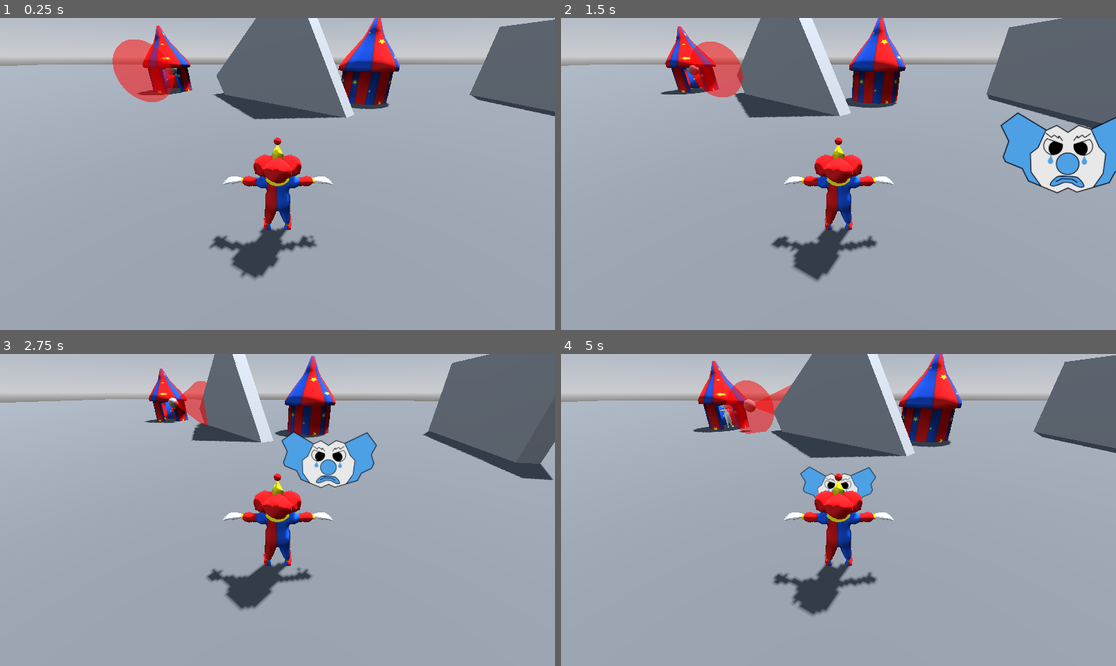
Above: before the commit, frames 1-4 (two rows, left to right).
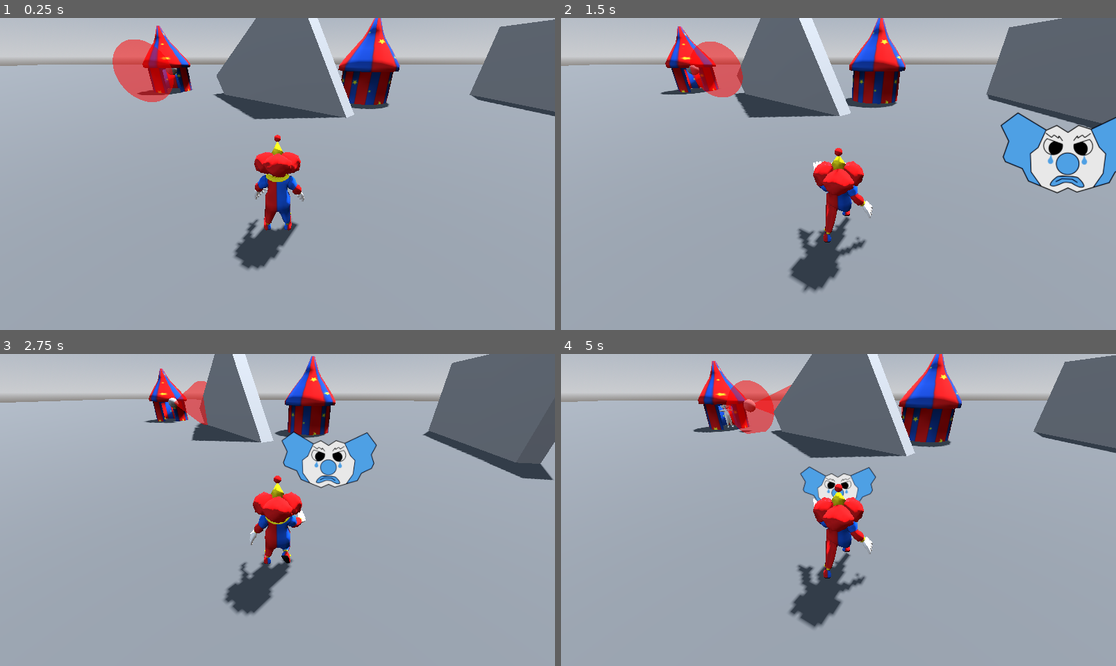
Above: after the commit, the same moments.

Repository: tmrupp/GGJ2026
Game: Godot game, scene res://scenes/level.tscn
The game is run twice, just before and just after one commit, with the same random seed, the same clock (stepped at 60 frames per second) and the same inputs.
Inputs:
- Up to frame 1 (0.25 s): no input
- Up to frame 2 (1.5 s): hold D (Right) 0.53-1.28 s; tap Q (Clockwise) at 0.6 s; tap Space at 0.77 s; hold S (Back) from 1.28 s (still down); tap E (CounterClockwise) at 1.35 s
- Up to frame 3 (2.75 s): tap Space at 1.52 s; release S (Back) at 2.03 s; hold D (Right) from 2.03 s (still down); tap Q (Clockwise) at 2.1 s
- Up to frame 4 (5 s): release D (Right) at 2.78 s; hold W (Forward) 2.78-3.53 s; tap E (CounterClockwise) at 2.85, 4.35 s; tap Space at 3.02, 3.77, 4.52 s; hold A (Left) from 3.53 s (still down); tap Q (Clockwise) at 3.6 s

The runs differ from the first frame. In frame 1, 2.0% of the frame differs, in the area x 37-60%, y 37-84%; in frame 2, 2.6%, in the area x 37-60%, y 38-88%; in frame 3, 1.7%; in frame 4, 2.6%.

Commit message:
Player walk/idle animations

Diff:
--- a/scenes/player.tscn
+++ b/scenes/player.tscn
@@ -1,7 +1,7 @@
 [gd_scene load_steps=6 format=3 uid="uid://jpq5aydc2yf5"]
 
 [ext_resource type="Script" uid="uid://coxeexgx1hiyc" path="res://scripts/character_controller.gd" id="1_3vyb7"]
-[ext_resource type="PackedScene" uid="uid://ca0dpf1axlo0t" path="res://Art/ClownPlayer.glb" id="2_g2els"]
+[ext_resource type="PackedScene" path="res://scenes/clown_player.tscn" id="3_qhqgy"]
 
 [sub_resource type="StandardMaterial3D" id="StandardMaterial3D_8alpp"]
 albedo_color = Color(0.2491, 0.36145994, 0.53, 1)
@@ -16,11 +16,129 @@
 
 [node name="Node3D" type="Node3D" parent="."]
 
-[node name="ClownPlayer" parent="Node3D" instance=ExtResource("2_g2els")]
-transform = Transform3D(-0.25, 0, -2.1855694e-08, 0, 0.25, 0, 2.1855694e-08, 0, -0.25, 0, -1, 0)
+[node name="ClownPlayer" parent="Node3D" instance=ExtResource("3_qhqgy")]
+transform = Transform3D(-0.25, 0, 2.1855694e-08, 0, 0.25, 0, -2.1855694e-08, 0, -0.25, 0, -1, 0)
+
+[node name="Skeleton3D" parent="Node3D/ClownPlayer/rig" index="1"]
+bones/2/position = Vector3(0, 0.0911459, 2.0104518)
+bones/8/rotation = Quaternion(-4.6566124e-09, 5.2154064e-08, -7.450582e-09, 1)
+bones/8/scale = Vector3(1, 0.99999976, 1.0000001)
+bones/9/rotation = Quaternion(-3.0793778e-08, -4.297718e-08, 0.2839453, 0.9588405)
+bones/14/position = Vector3(2.012315e-08, 0.7911185, 1.5425407e-07)
+bones/14/rotation = Quaternion(0.66519314, 0.6969662, -0.17565957, 0.20223732)
+bones/16/rotation = Quaternion(0.6651929, 0.6969663, -0.17565964, -0.20223767)
+bones/24/rotation = Quaternion(-1.5832484e-08, 5.0291415e-08, -9.3132035e-10, 1)
+bones/24/scale = Vector3(0.99999994, 0.99999976, 1.0000002)
+bones/26/rotation = Quaternion(-0.0030265623, -0.19837742, 0.0006125149, 0.98012084)
+bones/26/scale = Vector3(0.31622767, 10.000003, 0.3162278)
+bones/27/rotation = Quaternion(7.598441e-10, -2.4891383e-08, 0.28394526, 0.9588406)
+bones/27/scale = Vector3(1.0000001, 0.99999976, 0.99999976)
+bones/28/rotation = Quaternion(-1.8626451e-08, 1.8626451e-08, -2.5145706e-08, 1)
+bones/28/scale = Vector3(1, 1, 1)
+bones/29/rotation = Quaternion(1.3969841e-08, 2.2351742e-08, -5.1222738e-08, 1)
+bones/30/rotation = Quaternion(-5.3777686e-08, -3.4242685e-08, 0.2839453, 0.9588405)
+bones/33/rotation = Quaternion(-2.2351738e-08, -3.725291e-07, -6.053598e-08, 1)
+bones/33/scale = Vector3(1, 0.9999997, 0.99999994)
+bones/34/rotation = Quaternion(3.5290295e-08, -2.0276323e-08, -0.28394505, 0.95884055)
+bones/34/scale = Vector3(0.99999976, 1, 0.9999997)
+bones/35/rotation = Quaternion(-8.381901e-09, -3.585592e-07, -9.313227e-08, 1)
+bones/36/rotation = Quaternion(1.7564671e-08, -2.765408e-08, -0.28394505, 0.95884067)
+bones/41/position = Vector3(-1.4728242e-07, 0.7911186, 2.55565e-07)
+bones/41/rotation = Quaternion(-0.66519314, 0.69696635, -0.17565934, -0.20223707)
+bones/51/rotation = Quaternion(-9.31322e-09, -3.7252906e-07, -1.2386593e-07, 1)
+bones/51/scale = Vector3(1.0000001, 0.9999997, 0.99999994)
+bones/53/rotation = Quaternion(-0.003026338, 0.19837214, -0.0006126264, 0.9801219)
+bones/53/scale = Vector3(0.31622767, 10.000006, 0.31622767)
+bones/54/rotation = Quaternion(4.3292676e-08, -1.2933092e-08, -0.28394502, 0.95884067)
+bones/54/scale = Vector3(1.0000002, 0.99999994, 1)
+bones/55/rotation = Quaternion(-2.0489097e-08, 5.587934e-09, -1.05239465e-07, 1)
+bones/55/scale = Vector3(1, 0.99999976, 1)
+bones/59/rotation = Quaternion(0.050901476, 4.3654723e-08, -2.2249735e-09, 0.9987037)
+bones/65/rotation = Quaternion(-0.01572143, 0.728471, 0.68469197, -0.016726647)
+bones/66/rotation = Quaternion(0.04670843, -5.592393e-25, 3.380901e-25, 0.9989086)
+bones/71/rotation = Quaternion(-0.0008384392, -1.4520126e-08, -1.4520117e-08, 0.99999964)
+bones/73/rotation = Quaternion(-0.47714752, -0.26202866, 0.103676714, 0.8324196)
+bones/74/rotation = Quaternion(-4.4951342e-08, -1.0230535e-07, 0.20821644, 0.9780828)
+bones/76/rotation = Quaternion(-0.34109625, 0.037160248, -0.03922498, 0.9384742)
+bones/79/rotation = Quaternion(-0.39641887, -0.1813848, 0.043072537, 0.8989418)
+bones/81/rotation = Quaternion(0.676713, 0.0434117, 0.73474646, -0.017966317)
+bones/81/scale = Vector3(0.26566446, 14.168806, 0.26566434)
+bones/83/rotation = Quaternion(-0.44826582, -0.2564256, 0.07673638, 0.85288644)
+bones/84/rotation = Quaternion(-4.2892925e-08, -9.165053e-08, 0.20821644, 0.9780828)
+bones/85/rotation = Quaternion(-0.39786372, -0.022108251, -0.026602106, 0.91679233)
+bones/89/rotation = Quaternion(-0.44664517, 0.23925185, 0.010971651, 0.8620594)
+bones/90/rotation = Quaternion(-3.046862e-08, -2.5304812e-08, -0.4368198, 0.899549)
+bones/91/rotation = Quaternion(-0.3271414, 0.21709307, -0.14147297, 0.90875447)
+bones/92/rotation = Quaternion(-0.5245751, -0.4741359, 0.5245921, -0.47415105)
+bones/93/rotation = Quaternion(-0.6106651, -0.30261493, 0.7317145, -0.010313377)
+bones/93/scale = Vector3(0.2023797, 24.41553, 0.2023797)
+bones/95/rotation = Quaternion(-0.31060135, -0.04396146, -0.029112514, 0.9490767)
+bones/96/rotation = Quaternion(0.0072086607, 0.9971747, 0.046327475, -0.058690146)
+bones/99/rotation = Quaternion(-0.41617158, 0.22964737, 0.037466694, 0.87901056)
+bones/100/rotation = Quaternion(-1.3394021e-08, -2.4805406e-08, -0.4368199, 0.899549)
+bones/101/rotation = Quaternion(-0.35181487, -0.011887793, -0.05711724, 0.93424976)
+bones/104/rotation = Quaternion(0.46313006, 0.3148578, 0.7748863, -0.29313183)
+bones/106/rotation = Quaternion(2.5622239e-08, 1.0779932e-08, -0.5083463, 0.86115277)
+bones/109/rotation = Quaternion(-0.02231234, -0.120216265, 0.08642456, 0.988727)
+bones/110/position = Vector3(0.3692976, 0.6137025, 2.039477e-07)
+bones/110/rotation = Quaternion(0.0034038913, -0.005797797, 0.5062824, 0.86234164)
+bones/112/rotation = Quaternion(0.5589734, -0.24125315, -0.74325025, -0.27735308)
+bones/113/rotation = Quaternion(-3.8281545e-08, -1.10093005e-07, 0.44141406, 0.8973035)
+bones/116/rotation = Quaternion(0.0072606034, 0.05526627, 0.036690168, 0.9977709)
+bones/118/position = Vector3(-0.33413497, 0.66732943, 9.005643e-08)
+bones/118/rotation = Quaternion(0.0036356312, 0.0056551998, -0.54075396, 0.841154)
+bones/121/position = Vector3(-2.6645353e-15, 0.4087947, 4.8153334)
+bones/121/rotation = Quaternion(2.762241e-08, 0.77080405, 0.63707227, 5.6231862e-08)
+bones/122/rotation = Quaternion(3.637978e-09, 4.643328e-08, 2.7907976e-15, 1)
+bones/124/position = Vector3(-0.6534301, 0.27638534, 1.2930491)
+bones/124/rotation = Quaternion(-0.4839384, -0.41706476, 0.6514465, 0.40924087)
+bones/124/scale = Vector3(0.9999999, 0.9999997, 0.9999998)
+bones/125/rotation = Quaternion(-1.583248e-08, 1.4249237e-07, -1.3038533e-08, 1)
+bones/126/position = Vector3(0.6534301, 0.27638504, 1.2930491)
+bones/126/rotation = Quaternion(0.48393837, -0.4170648, 0.65144634, -0.40924117)
+bones/126/scale = Vector3(0.9999999, 0.9999996, 1)
+bones/127/rotation = Quaternion(7.4505895e-09, 1.7043205e-07, -1.5832496e-08, 1)
+bones/128/position = Vector3(-0.5715852, 0.1837657, 1.6517502)
+bones/128/rotation = Quaternion(-0.34559622, -0.5373106, 0.5084312, 0.5773719)
+bones/128/scale = Vector3(1, 1.0000002, 1.0000002)
+bones/129/position = Vector3(0.5715852, 0.1837655, 1.6517501)
+bones/129/rotation = Quaternion(-0.3455963, 0.5373105, -0.5084313, 0.57737184)
+bones/129/scale = Vector3(1, 0.99999994, 1.0000001)
+bones/130/position = Vector3(-1.1225184, 0.2757135, 4.226865)
+bones/130/rotation = Quaternion(-0.4532444, -0.026230715, 0.5474738, 0.7029609)
+bones/131/position = Vector3(1.0963118, 0.19708557, 4.21173)
+bones/131/rotation = Quaternion(-0.46964887, 0.09421898, -0.61684597, 0.62454295)
+bones/132/position = Vector3(-1.4282757, 0.2714851, 3.9538918)
+bones/132/rotation = Quaternion(-0.37697825, -0.2529935, 0.11411096, 0.88366306)
+bones/133/rotation = Quaternion(-7.04297e-08, -0.11606766, 4.9067477e-08, 0.9932413)
+bones/134/position = Vector3(1.3758621, 0.11422899, 3.9236224)
+bones/134/rotation = Quaternion(-0.37982804, 0.2918528, -0.2778156, 0.83268917)
+bones/135/rotation = Quaternion(-6.586336e-08, 0.048250053, -2.8018357e-08, 0.9988354)
+bones/136/position = Vector3(-1.4282755, 0.27148506, 3.9538915)
+bones/136/rotation = Quaternion(-0.37697837, -0.25299358, 0.11411086, 0.88366306)
+bones/137/rotation = Quaternion(0.004953337, -0.11866527, 0.027897783, 0.99253)
+bones/184/position = Vector3(1.3758622, 0.114228934, 3.9236226)
+bones/184/rotation = Quaternion(-0.37982807, 0.29185277, -0.2778157, 0.83268917)
+bones/185/rotation = Quaternion(0.037966073, 0.05126975, 0.09334152, 0.9935882)
+bones/236/position = Vector3(2.3942084, 3.5282958, -1.429168)
+bones/237/position = Vector3(-1.7487458, 4.460675, -0.84585637)
+bones/238/position = Vector3(-0.75590354, 0.5498041, 0.025475739)
+bones/243/rotation = Quaternion(-2.0510141e-08, -6.705522e-08, 4.469017e-08, 1)
+bones/251/rotation = Quaternion(0.56129915, -5.303983e-08, 0.82761306, -9.4032984e-08)
+bones/256/position = Vector3(-0.7694401, 1.2804791, 1.0261577)
+bones/257/position = Vector3(0.75590354, 0.5498041, 0.025475726)
+bones/257/rotation = Quaternion(0.085681744, 0.70189464, 0.70189655, -0.085696645)
+bones/260/rotation = Quaternion(-0.02751603, -0.4699145, 0.1700521, -0.8657399)
+bones/261/rotation = Quaternion(6.8488454e-08, -0.7071063, 6.0586096e-08, 0.70710737)
+bones/262/rotation = Quaternion(4.473516e-08, 7.45058e-08, -8.194059e-08, 1)
+bones/274/rotation = Quaternion(1, -3.4222094e-09, -9.685755e-08, -5.989848e-08)
+bones/275/position = Vector3(0.7694401, 1.280479, 1.0261577)
+bones/275/rotation = Quaternion(0, 0.7875847, 0, 0.6162064)
+bones/276/position = Vector3(-1.5034978, 3.0292325, 0.16728224)
+bones/277/position = Vector3(1.4935219, 3.1655252, 0.30431116)
 
 [node name="mask" type="Sprite3D" parent="Node3D/ClownPlayer"]
-transform = Transform3D(-0.4, 0, 6.039832e-08, 0, 0.4, 0, -6.039832e-08, 0, -0.4, -1.05133964e-07, 5.457909, 1.2025924)
+transform = Transform3D(-0.4, 0, -9.539903e-09, 0, 0.4, 0, 9.539903e-09, 0, -0.4, 1.05133964e-07, 5.457909, 1.2025924)
 
 [node name="MeshInstance3D" type="MeshInstance3D" parent="."]
 visible = false
@@ -38,3 +156,5 @@
 [node name="Camera3D" type="Camera3D" parent="CameraPivot/SpringArm3D"]
 transform = Transform3D(1, 0, 0, 0, 0.8660255, 0.50000006, 0, -0.50000006, 0.8660255, 0, 0, 0)
 size = 4.0
+
+[editable path="Node3D/ClownPlayer"]
--- a/scripts/character_controller.gd
+++ b/scripts/character_controller.gd
@@ -7,9 +7,14 @@
 var turn: float
 @onready var cam = $CameraPivot/SpringArm3D/Camera3D
 @onready var mesh = $MeshInstance3D
+@onready var animation_player = $Node3D/ClownPlayer/AnimationPlayer
 
 var mask: Color = Color.WHITE
 @onready var mask_sprite = $Node3D/ClownPlayer/mask
+
+func _ready() -> void:
+	animation_player.set_blend_time("walk", "idle", 0.25)
+	animation_player.set_blend_time("idle", "walk", 0.2)
 
 func mask_up (color, texture):
 	mask = color
@@ -19,8 +24,13 @@
 	direction = Input.get_vector("Left", "Right", "Forward", "Back")
 	turn = Input.get_axis("CounterClockwise", "Clockwise")
 
-
 func _physics_process(_delta: float) -> void:
 	velocity = Vector3(direction.x, 0.0, direction.y).rotated(Vector3.UP, rotation.y) * speed
 	rotate(Vector3(0, 1, 0), turn * turn_speed)
 	move_and_slide()
+
+func _process(_delta: float) -> void:
+	if animation_player.current_animation != "walk" and velocity.length_squared() > 1e-3:
+		animation_player.play("walk")
+	elif animation_player.current_animation != "idle" and velocity.length_squared() <= 1e-3:
+		animation_player.play("idle")
